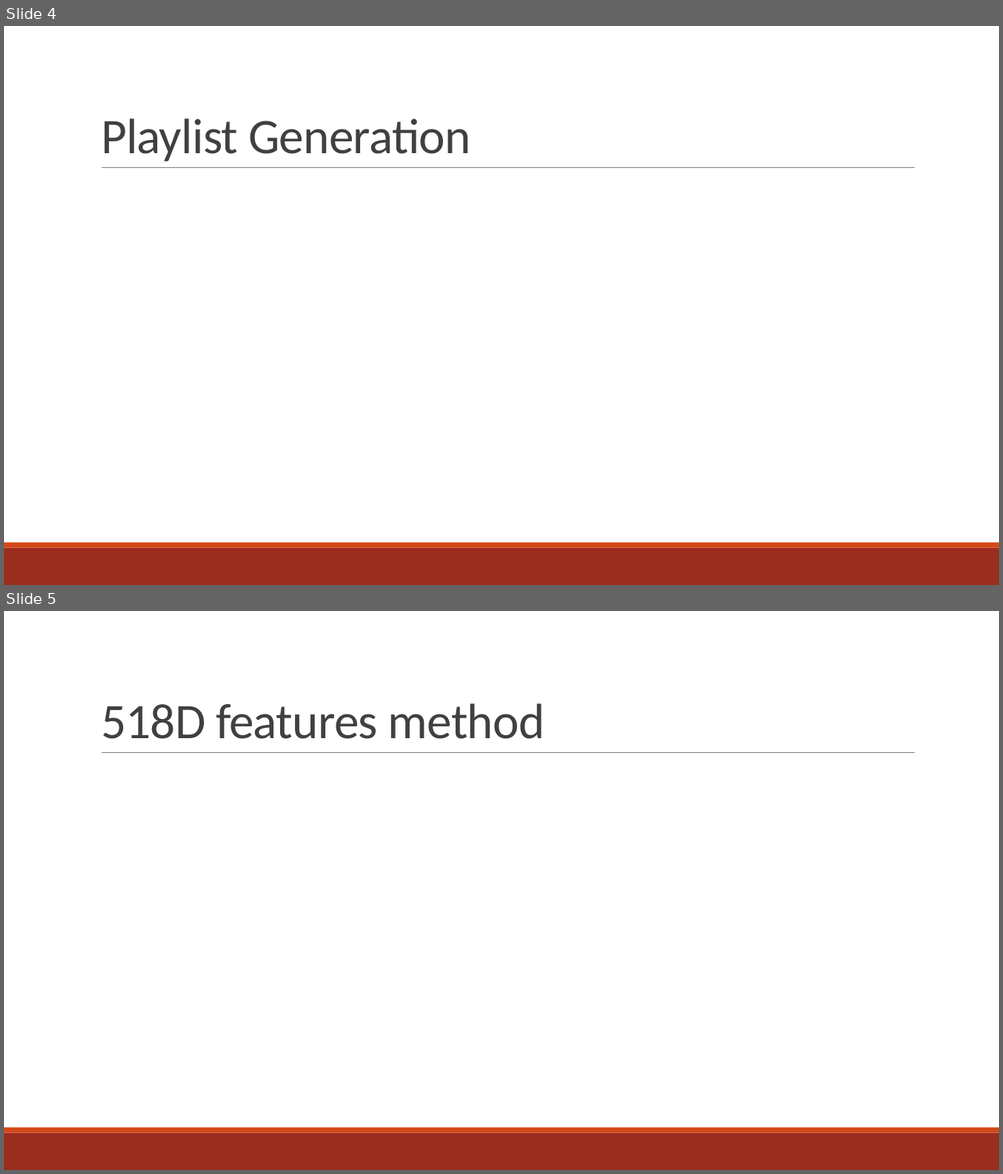
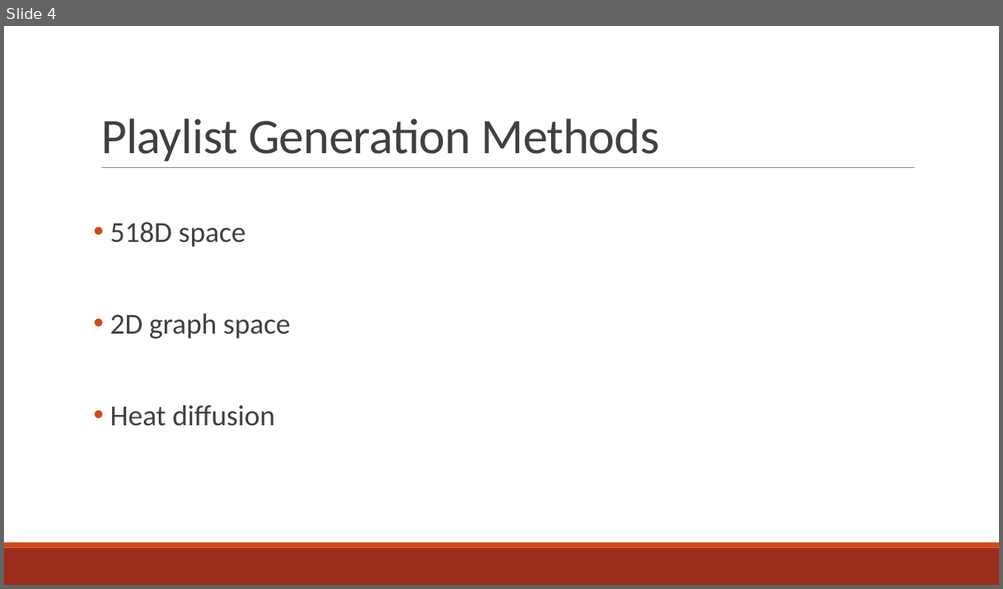
Before and after one commit to TTimTT/NTDS_Project, a slide deck: Project/Oral/Project_Presentation.pptx. Shown one above the other, each under a label of ours: slides 4 and 5 before the commit, slide 4 after it. The pictures are 1003x1174 and 1003x589 pixels, drawn with LibreOffice and Linux fonts; fonts in the diff are those of the drawing. Boxes give left, top, right and bottom in pixels: in the first picture for what was removed or moved away, otherwise in the second. Text is boxed around its words. In the diff, an @@ line names an element or a change of style, - is before the commit and + after.

```diff
--- a/Project/Oral/Project_Presentation.pptx
+++ b/Project/Oral/Project_Presentation.pptx
@@ slide 5 removed at <box>4,611,999,1170</box>, background #FFFFFF; not listed: 3 template elements that a slide beside it also shows @@
@@ title removed at <box>101,703,545,739</box> @@
-518D features method
@@ slide 4 changed as well @@
@@ title at <box>101,118,659,161</box>: text changed @@
-Playlist Generation
+Playlist Generation Methods
@@ text added at <box>110,222,290,426</box>, 28 pt, text #404040 @@
+• 518D space
+• 2D graph space
+• Heat diffusion
```
Also in this commit, not shown: 3 other slides changed, 4 slides added, 3 other slides removed.
